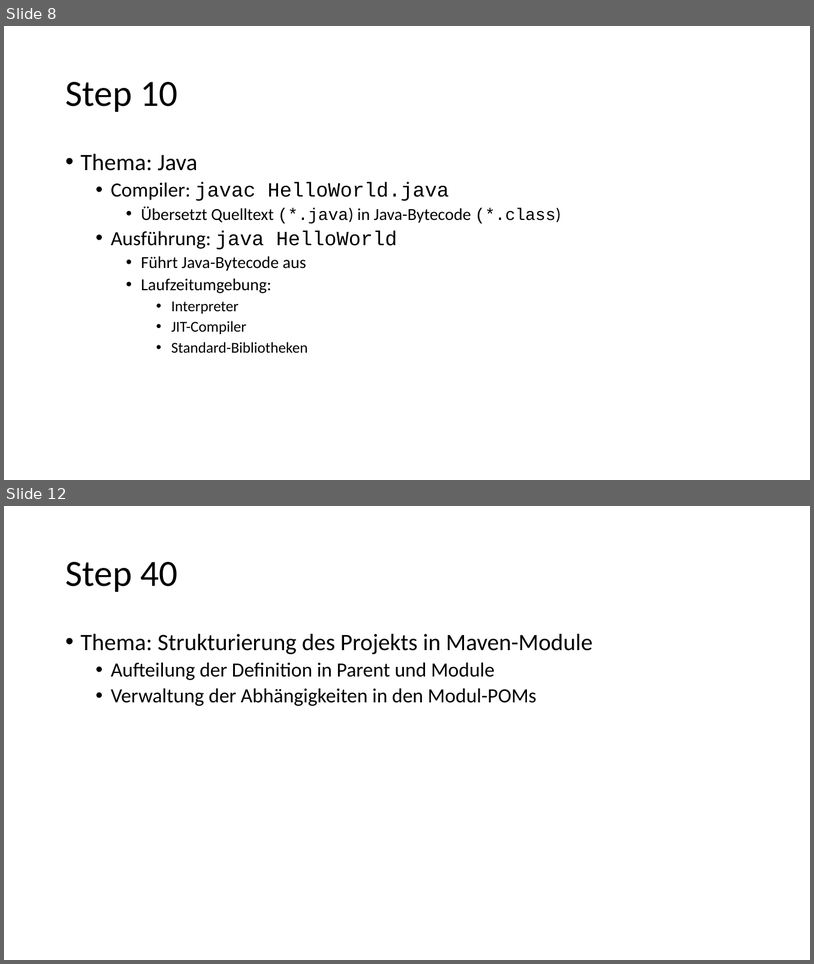
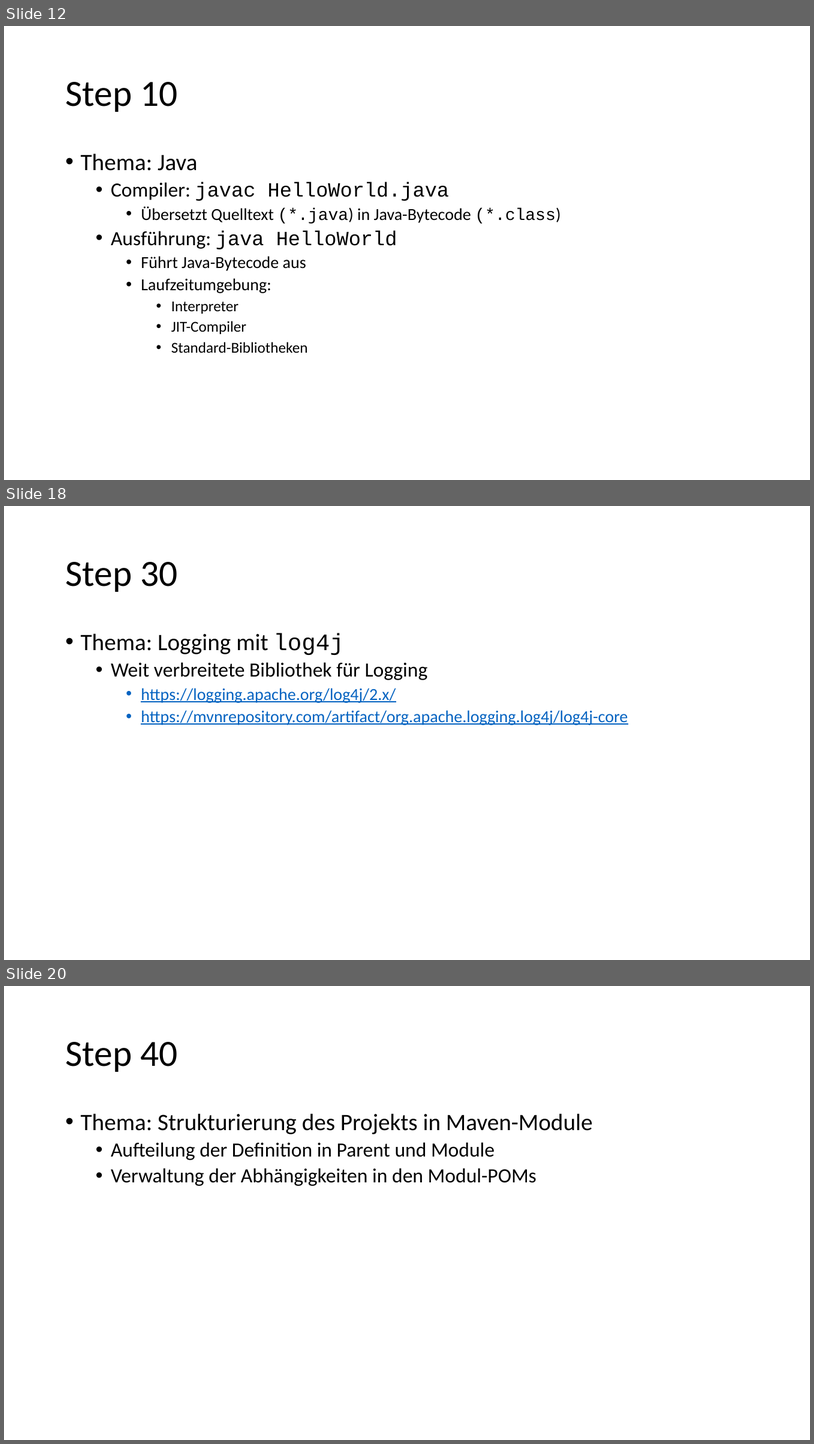
Before and after one commit to igeldo/PR4-SoSe23, a slide deck: Java-Starter.pptx. Shown one above the other, each under a label of ours: slides 8 and 12 before the commit, slides 12, 18 and 20 after it; the slides between them are not shown. The pictures are 814x964 and 814x1444 pixels, drawn with LibreOffice and Linux fonts; fonts in the diff are those of the drawing. Boxes give left, top, right and bottom in pixels: in the first picture for what was removed or moved away, otherwise in the second. Text is boxed around its words. In the diff, an @@ line names an element or a change of style, - is before the commit and + after.

Commit message:
update presentation (up to step 0030)

```diff
--- a/Java-Starter.pptx
+++ b/Java-Starter.pptx
@@ slide 18 added at (x1=4, y1=506, x2=810, y2=960), background #FFFFFF @@
@@ title added at (x1=65, y1=562, x2=178, y2=592), 44 pt, text #000000 @@
+Step 30
@@ text added at (x1=81, y1=633, x2=628, y2=725), 20 pt, text #0563C1, underline @@
+• Thema: Logging mit log4j
+  • Weit verbreitete Bibliothek für Logging
+    • https://logging.apache.org/log4j/2.x/
+    • https://mvnrepository.com/artifact/org.apache.logging.log4j/log4j-core
@@ what was slide 8 is now slide 12 @@
@@ what was slide 12 is now slide 20 @@
```
Also in this commit, not shown: 3 slides changed, 7 other slides added.
